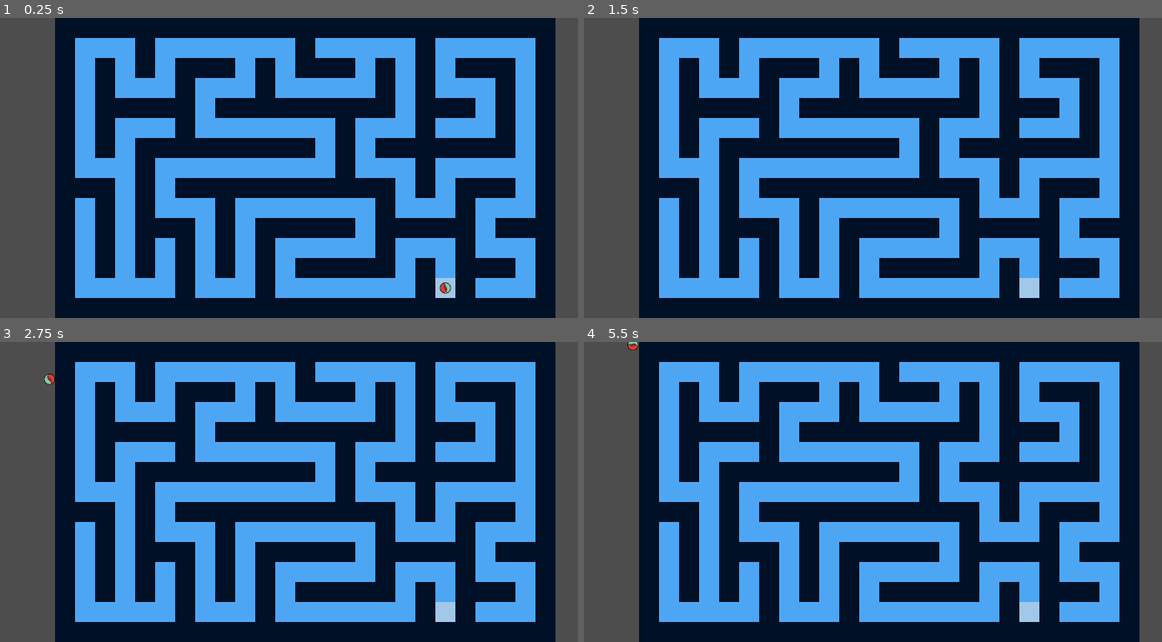
Above: before the commit, frames 1-4 (two rows, left to right).
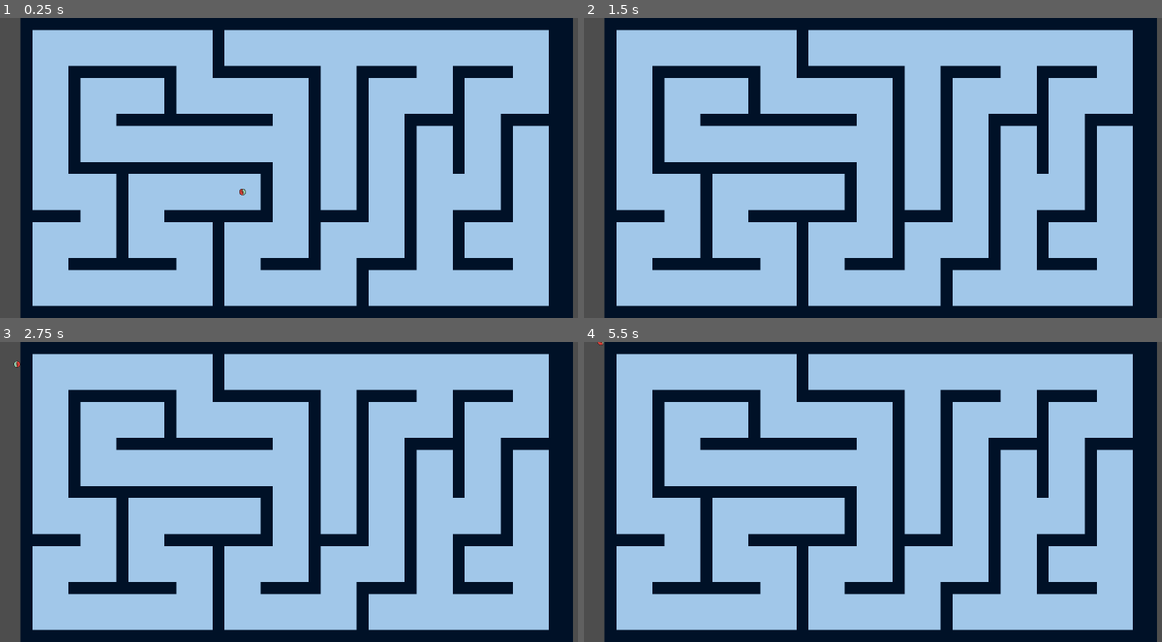
Above: after the commit, the same moments.

Repository: Herovero/GyroMaze
Game: Godot game, scene res://Scenes/gyromazegen.tscn
Same seed, same stepped clock (60 frames per second), same inputs: the game is played once before the commit and once after it.
Inputs (mouse positions are in pixels of both pictures, inside the frame that each line leads up to):
- Up to frame 1 (0.25 s): no input
- Up to frame 2 (1.5 s): tap Enter (ui_accept) at 0.5, 0.77, 1.25 s; move the mouse to (1034, 153) at 0.52 s; hold Right (ui_right) 0.53-1.28 s; click (1034, 153) at 0.67 s; move the mouse to (751, 183) at 1.27 s; hold Down (ui_down) from 1.28 s (still down)
- Up to frame 3 (2.75 s): tap Enter (ui_accept) at 1.52 s; move the mouse to (369, 426) at 2.02 s; release Down (ui_down) at 2.03 s; hold Right (ui_right) from 2.03 s (still down)
- Up to frame 4 (5.5 s): move the mouse to (849, 552) at 2.77 s; release Right (ui_right) at 2.78 s; hold Up (ui_up) 2.78-3.53 s; click (849, 552) at 2.92 s; tap Enter (ui_accept) at 3.02, 3.5, 3.77, 4.25, 4.52, 5 s; move the mouse to (1086, 537) at 3.52 s; hold Left (ui_left) 3.53-5.03 s; move the mouse to (688, 447) at 4.27 s; move the mouse to (919, 492) at 5.02 s; hold Down (ui_down) from 5.03 s (still down); click (919, 492) at 5.17 s

The runs differ from the first frame. In frame 1, 81% of the frame differs, in the area x 3-100%, y 0-100%; in frame 2, 80%; in frame 3, 80%; in frame 4, 80%.

Commit message:
Path size can be changed now

Diff:
--- a/Scenes/gyromazegen.tscn
+++ b/Scenes/gyromazegen.tscn
@@ -19,7 +19,7 @@
 position = Vector2(-624, 0)
 scale = Vector2(2, 2)
 anchor_mode = 0
-zoom = Vector2(0.5, 0.5)
+zoom = Vector2(0.3, 0.3)
 
 [node name="Control" parent="Camera2D" instance=ExtResource("2_skii6")]
 visible = false
--- a/Scripts/mazegen3.gd
+++ b/Scripts/mazegen3.gd
@@ -1,92 +1,141 @@
 extends Sprite2D
 
-# Add these variables to control size
+# --- CONFIGURATION ---
+var map_width = 46  # Make this larger now since we are using more tiles per room!
+var map_height = 25
+
+# How wide (in tiles) should the path be?
+# 1 = Standard (Same size as wall)
+# 2 = Wide path (2x2 tiles)
+# 3 = Very wide path (3x3 tiles)
+var path_thickness = 3
+
+# --- TILE DEFINITIONS ---
+var tile_n = Vector2i(0, 0) # Wall (Dark Blue)
+var tile_v = Vector2i(0, 1) # Floor (Light Blue)
+var tile_s = Vector2i(1, 1) # Solved Path (Optional)
+
+# --- INTERNAL VARIABLES ---
 var maze_pos = Vector2i(0, 0)
 var dir_history = []
 var directions = [Vector2i.UP, Vector2i.RIGHT, Vector2i.DOWN, Vector2i.LEFT]
-
-var map_width = 25  # Must be odd numbers usually work best for this algo
-var map_height = 15
-
-var tile_n = Vector2i(0, 0)
-var tile_v = Vector2i(0, 1)
-var tile_s = Vector2i(1, 1)
-
 signal done
 
 @onready var Maze = $"../maze"
-
-# Calculate the REAL size (16 * 9 = 144)
+# IMPORTANT: Reset this to 16 * Scale. Don't multiply by path_thickness here.
 var effective_tile_size = 16 * 9.0
 
 func _ready() -> void:
-	# 1. FILL THE RECTANGLE WITH WALLS FIRST
 	fill_map_with_walls()
 
-	# 2. Calculate how many "walkable rooms" fit in the width/height
-	# We subtract 1 for the border, then divide by 2 for the grid step
-	var possible_rooms_x = (map_width - 1) / 2
-	var possible_rooms_y = (map_height - 1) / 2
+	# Step 1: Calculate "Grid Step"
+	# The step is: Path Thickness + 1 Wall Unit
+	var step_size = path_thickness + 1
 
-	# 3. Pick a random room index and convert to Odd Coordinate
-	# Formula: (RandomIndex * 2) + 1
-	var random_x = (randi() % possible_rooms_x) * 2 + 1
-	var random_y = (randi() % possible_rooms_y) * 2 + 1
+	var possible_rooms_x = (map_width - 1) / step_size
+	var possible_rooms_y = (map_height - 1) / step_size
 
-	# 4. Set the random start position
+	# Step 2: Pick Random Start
+	var random_x = (randi() % possible_rooms_x) * step_size + 1
+	var random_y = (randi() % possible_rooms_y) * step_size + 1
 	maze_pos = Vector2i(random_x, random_y)
 
-	# 5. Mark start as visited and begin
-	Maze.set_cell(maze_pos, 0, tile_v)
+	# Step 3: Dig the STARTING Room (It needs to be a block now!)
+	dig_room(maze_pos, tile_v)
+
 	generate_maze()
 
-	# Update sprite position
-	#position = 16 * maze_pos + Vector2i(1, 1)
-
-	var player = get_tree().get_first_node_in_group("Player")
-	if player:
-		# 2. Calculate the center pixel of the tile
-		# Grid * 16 = Top-Left corner of the tile
-		# + Vector2(8, 8) = Moves to the CENTER of the 16x16 tile
-		var center_offset = Vector2(effective_tile_size / 2, effective_tile_size / 2)
-		var start_pixel_pos = (Vector2(maze_pos) * effective_tile_size) + center_offset
-
-		# 3. Teleport the RigidBody safely
-		# Since this is running in _ready (at the very start), direct setting works fine.
-		player.global_position = start_pixel_pos
-
-		# Optional: Kill any accidental momentum
-		player.linear_velocity = Vector2.ZERO
+	# Step 4: Move Player
+	move_player_to_start()
 
 func fill_map_with_walls() -> void:
-	# Loop through every X and Y coordinate
 	for x in range(map_width):
 		for y in range(map_height):
-			# Place a "New Wall" (tile_n) at every spot
 			Maze.set_cell(Vector2i(x, y), 0, tile_n)
+
+# --- HELPER: DIGS A SQUARE ROOM INSTEAD OF 1 TILE ---
+func dig_room(center_pos: Vector2i, tile_type: Vector2i):
+	# We dig a square starting from the top-left of the current "cell"
+	for x in range(path_thickness):
+		for y in range(path_thickness):
+			var dig_pos = center_pos + Vector2i(x, y)
+			Maze.set_cell(dig_pos, 0, tile_type)
 
 func get_neighbors() -> Array:
 	var dlist = []
+	var step_size = path_thickness + 1
+
 	for dir in directions:
-		var next_pos = maze_pos + dir * 2
+		# Jump by (Path + Wall) distance
+		var next_pos = maze_pos + (dir * step_size)
+
+		# Check if it's within bounds (Optional safety)
+		if next_pos.x <= 0 or next_pos.x >= map_width - path_thickness or next_pos.y <= 0 or next_pos.y >= map_height - path_thickness:
+			continue
+
+		# Check if the target area is a Wall (Unvisited)
+		# We just check the top-left corner of the target room
 		if Maze.get_cell_atlas_coords(next_pos) == tile_n:
 			dlist.append(dir)
 	return dlist
 
 func generate_maze() -> void:
+	var step_size = path_thickness + 1
+
 	while true:
 		var dlist = get_neighbors()
 		if dlist.is_empty():
 			if dir_history.is_empty():
 				done.emit()
 				break
-			var removed_item = dir_history.pop_back()
-			Maze.set_cell(maze_pos - removed_item, 0, tile_s)
-			Maze.set_cell(maze_pos, 0, tile_s)
-			maze_pos -= removed_item * 2
+			var removed_dir = dir_history.pop_back()
+			maze_pos -= removed_dir * step_size
 		else:
 			var dir = dlist.pick_random()
-			Maze.set_cell(maze_pos + dir, 0, tile_v)
+
+			# --- THE FIX: Dig a Bridge ---
+			# We are moving from 'maze_pos' to 'maze_pos + (dir * step_size)'
+			# We need to clear everything in between.
+
+			# 1. Determine the top-left corner of the "Bridge" area
+			# If moving Right/Down, we start at current pos.
+			# If moving Left/Up, we start at the new destination.
+			var bridge_start = maze_pos
+			if dir == Vector2i.LEFT or dir == Vector2i.UP:
+				bridge_start = maze_pos + (dir * step_size)
+
+			# 2. Determine the size of the bridge
+			# Ideally, it covers the two rooms AND the wall between them.
+			var bridge_size = Vector2i(path_thickness, path_thickness)
+
+			if dir.x != 0: # Horizontal Move
+				# Stretch width to cover current room + wall + next room
+				bridge_size.x = (path_thickness * 2) + 1
+			else: # Vertical Move
+				# Stretch height
+				bridge_size.y = (path_thickness * 2) + 1
+
+			# 3. Dig the entire bridge area
+			for x in range(bridge_size.x):
+				for y in range(bridge_size.y):
+					var dig_pos = bridge_start + Vector2i(x, y)
+					Maze.set_cell(dig_pos, 0, tile_v)
+
+			# --- End Fix ---
+
+			# Move to new position
+			maze_pos += dir * step_size
 			dir_history.append(dir)
-			maze_pos += dir * 2
-			Maze.set_cell(maze_pos, 0, tile_v)
+
+func move_player_to_start():
+	var player = get_tree().get_first_node_in_group("Player")
+	if player:
+		# Calculate the PIXEL center of the large room
+		# Start Pos (Top-Left) + Half the thickness of the room
+		var room_pixel_size = effective_tile_size * path_thickness
+		var center_offset = Vector2(room_pixel_size / 2, room_pixel_size / 2)
+
+		var start_pixel_pos = (Vector2(maze_pos) * effective_tile_size) + center_offset
+
+		player.global_position = start_pixel_pos
+		player.linear_velocity = Vector2.ZERO
